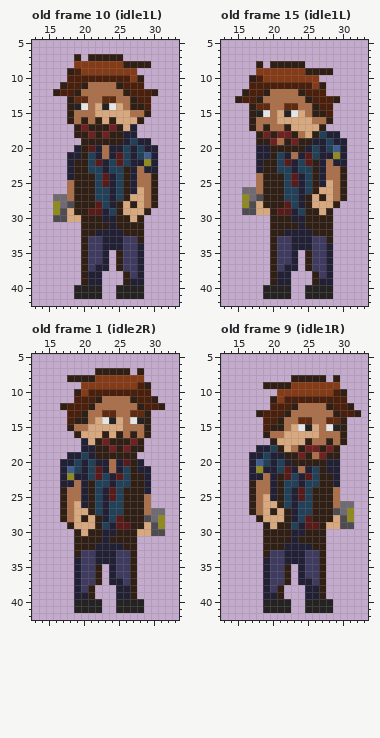
Pixel-art file: toxic-terror-gamejam/Assets/Player/Player.aseprite. Above, as it was before the edit.
48x48 pixels, 28 frames. Colours within 5 levels of each other are drawn and written as one. Shown: old frame 10 (idle1L): x 13..33, y 5..42; old frame 15 (idle1L): x 13..33, y 5..42; old frame 1 (idle2R): x 13..33, y 5..42; old frame 9 (idle1R): x 13..33, y 5..42. The commit also changed other frames, which this record leaves out.
After:
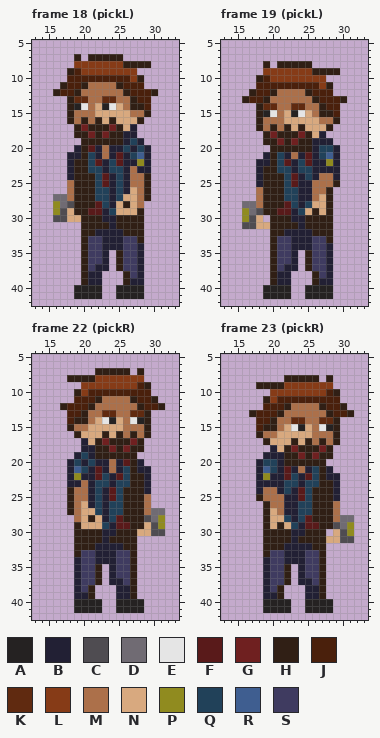
Palette (. is transparent): A #252222  B #222034  C #4f4c51  D #706b73  E #e5e5e5  F #591a1a  G #6f2020  H #301f15  J #4a200c  K #602a10  L #863b17  M #ac704a  N #d8a97f  P #908b1f  Q #214159  R #3f5e90  S #3f3b60
A new or re-ordered frame is compared with the old frame closest to it.
Diff:
frames 28 -> 56
Changed rows in their new state; - is an unchanged pixel.
Frame 18 (pickL) is new; against old frame 10 (idle1L):
first column x 25:
19 ----.-
20 -----.
21 -BQRB.
22 -B-PB.
23 -BMB-.
24 -BM-H.
25 -BM-H.
26 -BNMH.
27 -N-MH.
28 NHNM..
29 N--H.-
30 --H---
Frame 19 (pickL) is new; against old frame 15 (idle1L):
first column x 15:
 8 ---.H.----H-----
 9 ---.------L---H-
10 --.HJ-------L---
11 --.--------JLH--
12 -.H-JH---MH--J--
13 .H-JH-----MH--JH
14 --.H-K-M-K-MH-J-
15 --.HAEMNAENM-HJ-
16 --.H--M----N-MH-
17 --.HMH---H--NH--
18 ---.HGHH-GHNB..-
19 ---.-HG------B..
20 ---..-----HBQ-B.
21 ---.-------BQRB.
22 ----B------B-P-.
23 -----------B-BB.
24 ---B-------BM-B.
25 ---B------BMMMH.
26 -..-------BMMH..
27 -..M------BMNH..
28 -DDM------Q--H.-
29 -PDCH-----N-----
30 -PCN------------
31 -CCNN-----------
Frame 22 (pickR) is new; against old frame 1 (idle2R):
first column x 17:
19 -.----
20 .-----
21 .BRQB-
22 .BP-B-
23 .-BMB-
24 .H-MB-
25 .H-MB-
26 .HMNB-
27 .HM-N-
28 ..MNHN
29 -.H--N
30 ---H--
Frame 23 (pickR) is new; against old frame 9 (idle1R):
first column x 17:
 8 -----H----.H.---
 9 -H---L------.---
10 ---L-------JH.--
11 --HLJ--------.--
12 --J--HM---HJ-H.-
13 HJ--HM-----HJ-H.
14 -J-HM-K-M-K-H.--
15 -JH-MNEANMEAH.--
16 -HM-N----M--H.--
17 --HN--H---HMH.--
18 -..BNHG-HHGH.---
19 ..B------GH-.---
20 .B-QBH-----..---
21 .BRQB-------.---
22 .-P-B------B----
23 .BB-B-----------
24 .B-MB-------B---
25 .HMMMB------B---
26 ..HMMB-------..-
27 ..HNMB------M..-
28 -.H--Q------MDD-
29 -----N-----HCDP-
30 ------------NCP-
31 -----------NNCC-
